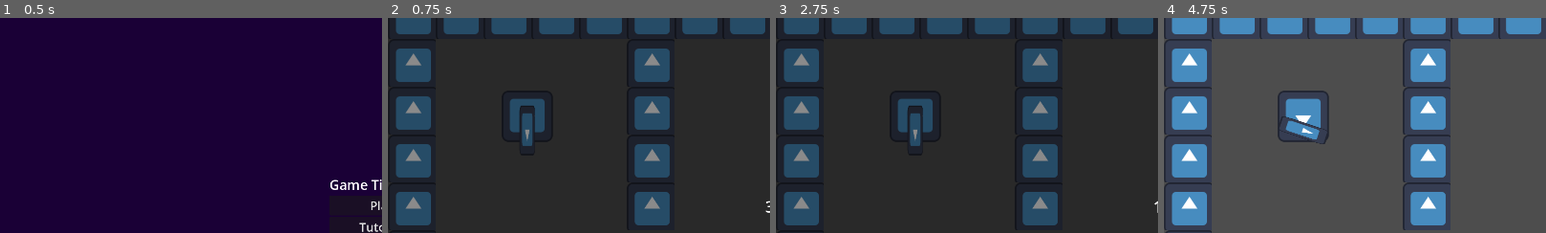
Above: before the commit, frames 1-4 (left to right).
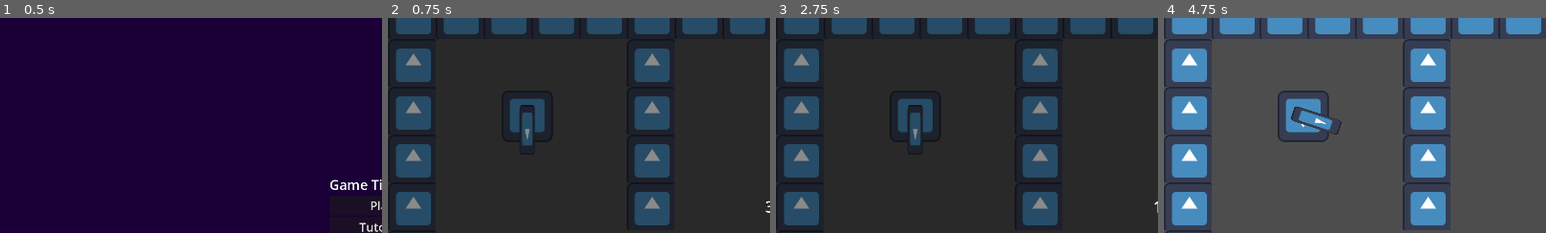
Above: after the commit, the same moments.

Repository: AugWii/GMTK-Game-Jam-Project
Game: Godot game, scene res://scenes/main.tscn
The game is run twice, just before and just after one commit, with the same random seed, the same clock (stepped at 60 frames per second) and the same inputs. The engine's default icon, where the game draws it, is replaced by a stand-in: a white triangle on a blue panel in a dark square.
Inputs (mouse positions are % of the whole screen's width and height, from its top left):
- Up to frame 1 (0.5 s): no input
- Up to frame 2 (0.75 s): click "Play" at 0.5 s
- Up to frame 3 (2.75 s): tap Enter at 1.25 s; move the mouse to (72, 45) at 1.27 s; press the mouse at (72, 45) at 1.28 s; hold D (turn_right) 1.28-2.03 s; tap Space at 2 s; move the mouse to (30, 55) at 2.02 s; release the mouse at (30, 55) at 2.03 s; hold S (move_backward) from 2.03 s (still down); click (30, 55) at 2.1 s
- Up to frame 4 (4.75 s): tap Enter at 2.75, 4.25 s; move the mouse to (60, 28) at 2.77 s; release S (move_backward) at 2.78 s; press the mouse at (60, 28) at 2.78 s; hold D (turn_right) 2.78-3.53 s; tap Space at 3.5 s; move the mouse to (45, 70) at 3.52 s; release the mouse at (45, 70) at 3.53 s; hold W (move_forward) 3.53-4.28 s; click (45, 70) at 3.6 s; move the mouse to (80, 65) at 4.27 s; press the mouse at (80, 65) at 4.28 s; hold A (turn_left) from 4.28 s (still down)
The pictures show only the part of the screen within x 0-50%, y 6-56%; the shares and areas given below are measured in that part.

Frame 1 is identical in both runs. In frame 2, less than 0.1% of the frame differs, in the area x 34-39%, y 40-60%; in frame 3, less than 0.1%; in frame 4, 0.9%, in the area x 30-47%, y 40-59%.

Commit message:
bullet and tank fixes

Diff:
--- a/scenes/bullet.tscn
+++ b/scenes/bullet.tscn
@@ -4,8 +4,8 @@
 [ext_resource type="Script" uid="uid://d4cgtutac2axw" path="res://scripts/bullet.gd" id="1_y25gk"]
 
 [sub_resource type="CapsuleShape2D" id="CapsuleShape2D_y25gk"]
-radius = 9.0
-height = 34.0
+radius = 4.0
+height = 14.0
 
 [sub_resource type="CapsuleShape2D" id="CapsuleShape2D_tbgi4"]
 radius = 11.0
@@ -27,6 +27,7 @@
 [node name="Area2D" type="Area2D" parent="." unique_id=1982438511]
 
 [node name="CollisionShape2D" type="CollisionShape2D" parent="Area2D" unique_id=707028161]
+visible = false
 shape = SubResource("CapsuleShape2D_tbgi4")
 
 [connection signal="timeout" from="LifeTimer" to="." method="_on_life_timer_timeout"]
--- a/scenes/player.tscn
+++ b/scenes/player.tscn
@@ -15,9 +15,9 @@
 texture = ExtResource("1_3vyb7")
 
 [node name="Cannon" type="Sprite2D" parent="." unique_id=1175861502]
-position = Vector2(0, -35.4)
 scale = Vector2(0.3, 0.978125)
 texture = ExtResource("1_3vyb7")
+offset = Vector2(0, -35)
 
 [node name="CollisionShape2D" type="CollisionShape2D" parent="." unique_id=56322967]
 position = Vector2(-0.5, 0)
@@ -25,4 +25,6 @@
 
 [node name="CooldownTimer" type="Timer" parent="." unique_id=829329003]
 
+[node name="Bullets" type="Node" parent="." unique_id=525631849]
+
 [connection signal="timeout" from="CooldownTimer" to="." method="_on_cooldown_timer_timeout"]
--- a/scripts/bullet.gd
+++ b/scripts/bullet.gd
@@ -1,7 +1,7 @@
 extends CharacterBody2D
 
 @onready var life_timer = $LifeTimer
-@export var bullet_speed: float = 4
+@export var bullet_speed: float = 10
 
 @onready var collision_shape: CollisionShape2D = $CollisionShape2D
 
--- a/scripts/main.gd
+++ b/scripts/main.gd
@@ -1,6 +1,5 @@
 extends Node2D
 
-@onready var player: Player = $Player
 @onready var main_menu = $MainMenu
 @onready var camera: Camera2D = $Camera2D
 
--- a/scripts/player.gd
+++ b/scripts/player.gd
@@ -2,8 +2,8 @@
 class_name Player
 
 # basic player movement attributes
-@export var move_speed_f: float = 100
-@export var move_speed_b: float = 80
+@export var move_speed_f: float = 130
+@export var move_speed_b: float = 100
 @export var turn_speed: float = 3
 
 # bullet to be shot
@@ -13,7 +13,7 @@
 
 # attributes for shooting
 @onready var cooldown_timer: Timer = $CooldownTimer
-@export var shot_cooldown: float = 1
+@export var shot_cooldown: float = 0.2
 var shot_on_cooldown: bool = false
 
 # cannon attributes
@@ -23,6 +23,9 @@
 # movement states
 var moving_dir: int = 0
 var turning: int = 0
+
+@onready var bullets_container: Node = $Bullets
+@export var bullet_cap: int = 5
 
 func _input(event: InputEvent) -> void:
 	if event.is_action_pressed("move_forward"):
@@ -43,11 +46,12 @@
 		turning = 0
 
 	if event.is_action_pressed("shoot") && !shot_on_cooldown:
-		var new_bullet = bullet_scene.instantiate()
-		get_tree().root.add_child(new_bullet)
-		new_bullet.fire(rotation + cannon_angle, global_position, hitbox.shape.radius + 25, true)
-		shot_on_cooldown = true
-		cooldown_timer.start(shot_cooldown)
+		if bullets_container.get_child_count() < bullet_cap:
+			var new_bullet = bullet_scene.instantiate()
+			bullets_container.add_child(new_bullet)
+			new_bullet.fire(rotation + cannon_angle, position, hitbox.shape.radius + 30, true)
+			shot_on_cooldown = true
+			cooldown_timer.start(shot_cooldown)
 
 func _physics_process(_delta: float) -> void:
 	cannon_angle = get_angle_to(get_global_mouse_position()) + deg_to_rad(90)
@@ -69,7 +73,7 @@
 
 	if turning != 0:
 		rotate(turning * deg_to_rad(turn_speed))
-	elif moving_dir != 0:
+	if moving_dir != 0:
 		velocity = Vector2.ZERO
 		if moving_dir > 0:
 			velocity.y = -move_speed_f
Not shown, changed: Red Square.png.import
